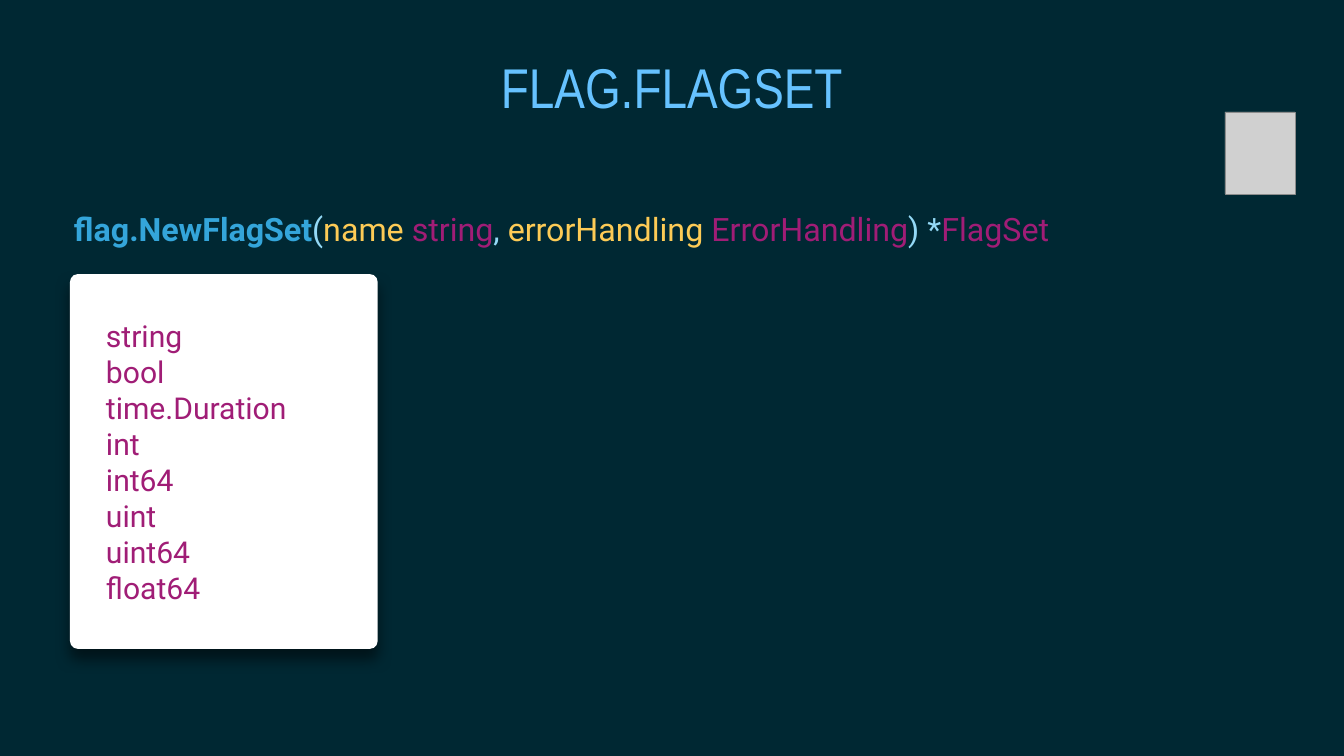
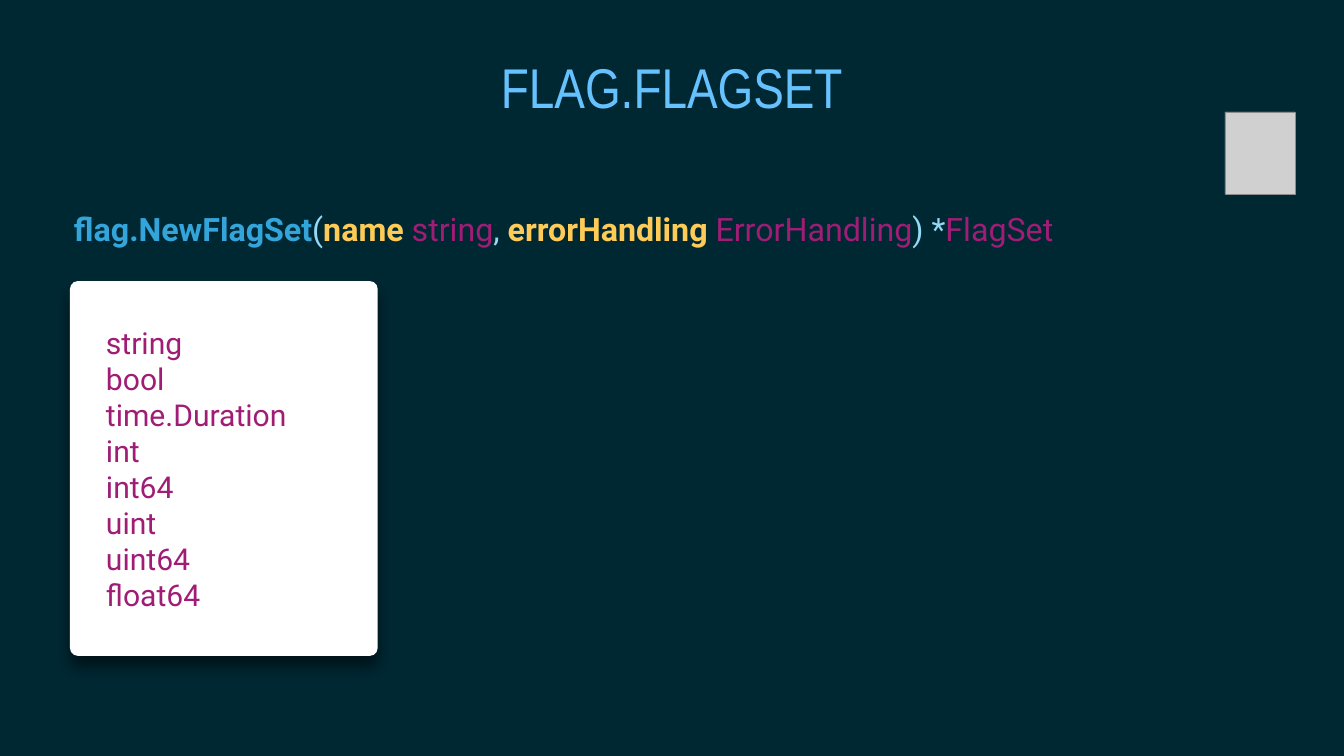
Before and after one commit to gophertuts/reminders-cli, a slide deck: slide 6 of slides/client/CLI Basics.pptx (slide 5 before the commit). Drawn at 1344x756 pixels with LibreOffice and Linux fonts; fonts in the diff are those of the drawing; grey boxes stand for pictures. Boxes give left, top, right and bottom in pixels: in the first picture for what was removed or moved away, otherwise in the second. Text is boxed around its words. In the diff, an @@ line names an element or a change of style, - is before the commit and + after.

```diff
--- a/slides/client/CLI Basics.pptx
+++ b/slides/client/CLI Basics.pptx
@@ text "flag.NewFlagSet(name string, errorHandling ErrorHandling) *F ..." at (74,215,1054,248): bold on in "flag.NewFlagSet(name errorHandling" @@
@@ rounded rectangle: place and size @@
-rounded rectangle at (70,274,377,649)
+rounded rectangle at (70,281,377,656)
@@ text "string": place and size @@
-text "string" at (106,325,287,600)
+text "string" at (106,332,287,607)
```
Also in this commit, not shown: 2 other slides changed, 1 slide added, 6 other files.
